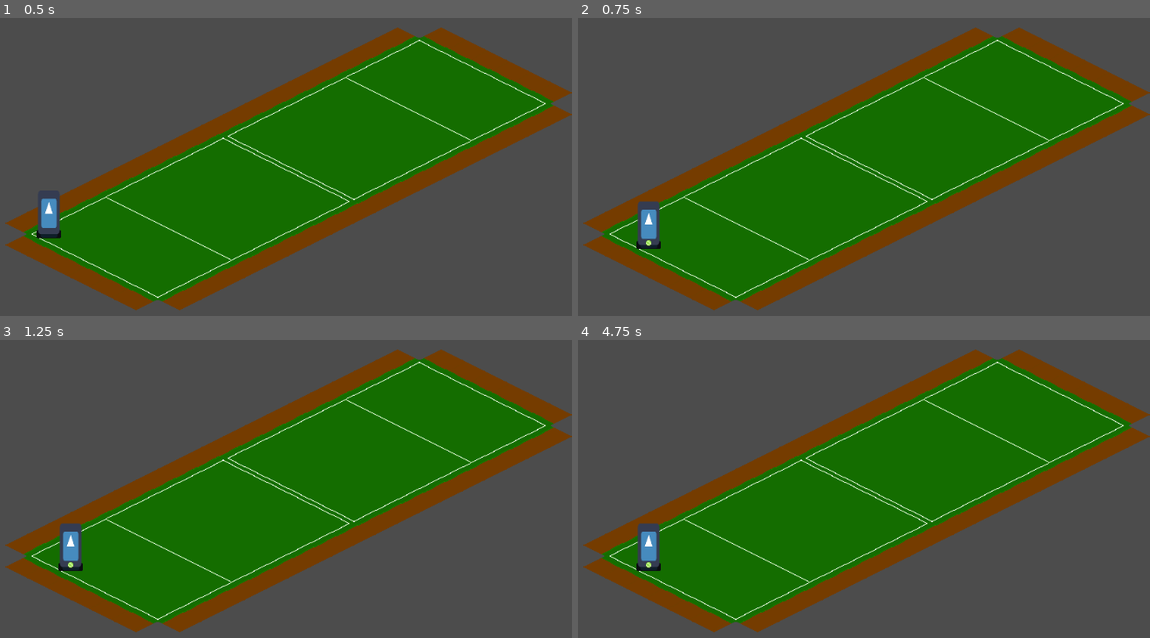
Above: before the commit, frames 1-4 (two rows, left to right).
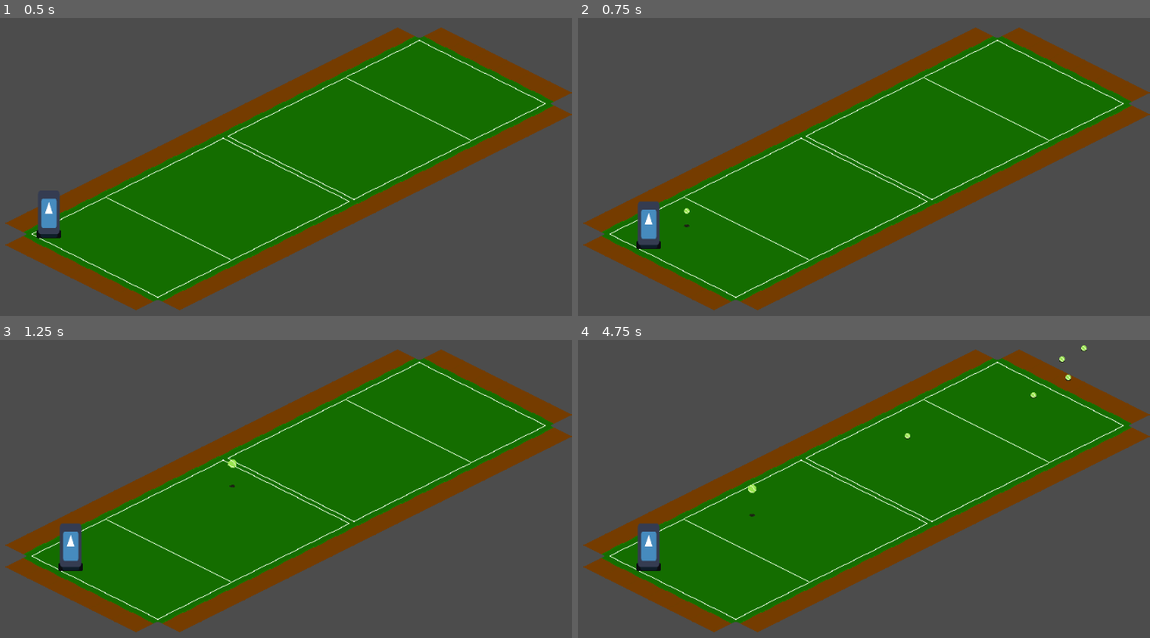
Above: after the commit, the same moments.

Repository: flarkminator/HF_01
Game: Godot game, scene res://Scenes/TestMap.tscn
Same seed, same stepped clock (60 frames per second), same inputs: the game is played once before the commit and once after it. The engine's default icon, where the game draws it, is replaced by a stand-in: a white triangle on a blue panel in a dark square.
Inputs:
- Up to frame 1 (0.5 s): no input
- Up to frame 2 (0.75 s): tap Enter at 0.5 s; hold Right (ui_right) from 0.53 s (still down); tap A (ui_spawnball) at 0.6 s
- Up to frame 3 (1.25 s): keep holding Right (ui_right)
- Up to frame 4 (4.75 s): release Right (ui_right) at 1.28 s; hold Down (ui_down) 1.28-2.03 s; tap A (ui_spawnball) every 0.75 s from 1.35 to 4.35 s; tap Space at 2 s; hold Right (ui_right) 2.03-2.78 s; hold Up (ui_up) 2.78-3.53 s; hold Left (ui_left) from 3.53 s (still down)

Frame 1 is identical in both runs. In frame 2, less than 0.1% of the frame differs, in the area x 11-20%, y 63-77%; in frame 3, less than 0.1%; in frame 4, 0.2%, in the area x 11-90%, y 1-77%.

Commit message:
I can now spawn tennis balls, which fly based upon drag and lift forces. It doesn't handle hitting the ball in any way other than straight down the field, which is of course a problem.

Diff:
--- a/Scripts/GM_Match.gd
+++ b/Scripts/GM_Match.gd
@@ -4,8 +4,8 @@
 # That logic is handled by this game mode.
 extends Node
 
-
-var _tennis_ball = preload("res://Scenes/TennisBall.tscn").instance()
+var _tennis_ball_asset = preload("res://Scenes/TennisBall.tscn")
+var _tennis_ball = _tennis_ball_asset.instance()
 var _player = preload("res://Scenes/Player.tscn").instance()
 
 var time_step = 0.01 # In seconds
@@ -13,7 +13,7 @@
 
 
 func get_ball():
-	return _tennis_ball
+	return _tennis_ball_asset.instance()
 
 func get_player():
 	return _player
--- a/Scripts/Player.gd
+++ b/Scripts/Player.gd
@@ -1,6 +1,14 @@
 extends Node2D
 
 signal serve_ball(location, direction)
+
+var launch_pitch = 20 # Degrees pitch
+var launch_yaw = 0 # Degrees yaw
+var launch_power = 20 # Meters per second
+var launch_vector = Vector3(
+		launch_power * cos(deg2rad(launch_pitch)),
+		0,
+		launch_power * sin(deg2rad(launch_pitch)))
 
 func _ready():
 	pass
@@ -16,9 +24,10 @@
 	if Input.is_action_just_pressed("ui_left"):
 		move_by(Vector2(0, -1))
 	if Input.is_action_just_pressed("ui_spawnball"):
-		emit_signal("serve_ball", position, Vector3(5, 0, 5))
+		emit_signal("serve_ball", position, launch_vector)
 
 func move_by(num_steps : Vector2):
 	var xPixels = num_steps.x * Global.PixelsPerTile_x / 2 + num_steps.y * Global.PixelsPerTile_x / 2
 	var yPixels = num_steps.y * Global.PixelsPerTile_y / 2 - num_steps.x * Global.PixelsPerTile_y / 2
 	position = Vector2(position.x + xPixels, position.y + yPixels)
+	GM_Match.move_time_forward(0.01)
--- a/Scripts/TennisBall.gd
+++ b/Scripts/TennisBall.gd
@@ -2,13 +2,15 @@
 #warning-ignore-all:unused_class_variable
 
 var DragCoefficient = 0.55 # Scalar
-var Mass = 0.055 # kg
-var Radius = 0.033 # Meters
-var Circumfrence = 0.003421194 # Meters^2
-var RevolutionsPerSecond = 500.0
+var mass = 0.055 # kg
+var radius = 0.033 # Meters
+var circumfrence = 0.003421194 # Meters^2
+var is_top_spin := true
+var revolutions_per_second = 500.0
 
 var velocity = Vector3(5,0,5)
 var acceleration = Vector3(0,0,Global.Gravity)
+var previous_delta = Vector3(0,0,0)
 var ball_height_offset = -3
 var ball_height = 0.0
 var time_in_air = 0.0
@@ -18,15 +20,16 @@
 	print("Starting position: (", position.x, ",", position.y, ")")
 	starting_position = position
 
-#func _process(delta):
-#	var position_delta = Global.MeterToPixel(velocity)
-#	velocity3.z = velocity3.z + (Global.Gravity * delta)
-#	var position_delta3 = Global.MeterToPixel3(velocity3)
-#	position.x = position.x + position_delta.x * delta
-#	position.y = position.y + position_delta.y * delta
-#	time_in_air += delta
-#	SetBallHeight(position_delta3.z)
+func _process(delta):
+	update_velocity(delta)
+	move_ball(velocity, delta)
 
+func reset_ball_height_to(new_ball_height):
+	ball_height = new_ball_height
+	if ball_height < 0:
+		ball_height = 0
+
+	$Ball_Regular.position.y = ball_height_offset
 
 # Sets the height of the ball above it's shadow, also controls the "size" of the ball as it goes up and down.
 # The ball never actually leaves the ground, however. It's faked.
@@ -47,49 +50,75 @@
 
 
 # Moves the ball in the world by the number of specified meters. Must be convereted into Pixels.
-func move_ball(meters : Vector3):
+func move_ball(meters : Vector3, delta_time):
 	var meters_in_pixels = Global.MeterToPixel(meters)
-	position.x += meters_in_pixels.x
-	position.y += meters_in_pixels.y
-	set_ball_height(meters.z)
+	previous_delta = meters * delta_time
+	position.x += meters_in_pixels.x * delta_time
+	position.y += meters_in_pixels.y * delta_time
+	set_ball_height(meters.z * delta_time)
+
+# We update the velocity by a fraction of the acceleration. To do this we have to first calculate the acceleration
+# Which is based upon the drag forces of the ball in flight. Which is determiend by it's angular rotation (lift)
+# and it's current velocity (drag).
+func update_velocity(delta_time):
+	var square_velocity = velocity.length_squared()
+	var drag_scalar = get_drag_coefficient() * circumfrence * Global.AirDensity / 2 * square_velocity
+	var lift_scalar = get_lift_coefficient() * circumfrence * Global.AirDensity / 2 * square_velocity
+	var flight_angle = calculate_flight_angle()
+	var drag_angle = flight_angle + PI
+	var lift_angle = flight_angle + PI/2 if not is_top_spin else flight_angle + PI + PI/2
+	var acceleration = Vector3(
+			drag_scalar * cos(drag_angle) + lift_scalar * cos(lift_angle),     # Acceleration in the X direction (down court)
+			0,     # Y direction
+			drag_scalar * sin(drag_angle) + lift_scalar * sin(lift_angle))     # Z direction (up)
+	acceleration = acceleration / mass
+	acceleration.z = acceleration.z + Global.Gravity
+	velocity = velocity + acceleration * delta_time
 
 
-func GetDragCoefficient() -> float:
-	return CalculateDragCoefficientForGivenSpeed(velocity.length())
+
+# flight angle = arctan (change in y / change in x)
+func calculate_flight_angle():
+	var flight_angle = 0
+	if previous_delta.x == 0:
+		flight_angle = atan(velocity.z / velocity.x)
+	else:
+		flight_angle = atan(previous_delta.z / previous_delta.x)
+	return flight_angle
 
 
-func GetLiftCoefficient() -> float:
-	return CalculateLiftCoefficientForGivenSpeed(velocity.length())
+func get_drag_coefficient() -> float:
+	return calculate_dragCoefficient_for_given_speed(velocity.length())
+
+
+func get_lift_coefficient() -> float:
+	return calculate_liftCoefficient_for_given_speed(velocity.length())
 
 
 # The actual drag coefficient for an object is altered by the relationship between it's velocity and angular velocity
-func CalculateDragCoefficientForGivenSpeed(velocity):
+func calculate_dragCoefficient_for_given_speed(velocity):
 	var NewDrag = 0.0
-	var AngularVelocity = GetAngularVelocityForRevolutions(RevolutionsPerSecond)
+	var AngularVelocity = GetAngularVelocityForRevolutions(revolutions_per_second)
 	NewDrag = DragCoefficient + 1 / pow(22.5 + 4.2 * pow(velocity / AngularVelocity,2.5),0.4)
 	return NewDrag
 
 
 # The Coefficient of Lift is driven by the relationship between velocity and angular velocity
-func CalculateLiftCoefficientForGivenSpeed(velocity):
+func calculate_liftCoefficient_for_given_speed(velocity):
 	var NewLift = 0.0
-	var AngularVelocity = GetAngularVelocityForRevolutions(RevolutionsPerSecond)
+	var AngularVelocity = GetAngularVelocityForRevolutions(revolutions_per_second)
 	NewLift = 1 / (2 + velocity / AngularVelocity)
 	return NewLift
 
 
 # Takes the Revolutions Per Second (in radians) and returns the angular velocity in Meters per Second
-func GetAngularVelocityForRevolutions(RevolutionsPerSecond) -> float:
-	return (RevolutionsPerSecond * Radius)
+func GetAngularVelocityForRevolutions(revs) -> float:
+	return (revs * radius)
 
 
-func GetMass() -> float:
-	return Mass
+func get_mass() -> float:
+	return mass
 
 
-func GetRadius() -> float:
-	return Radius
-
-
-func GetCircumfrence() -> float:
-	return Circumfrence
+func get_radius() -> float:
+	return circumfrence
--- a/Scripts/TestMap.gd
+++ b/Scripts/TestMap.gd
@@ -10,9 +10,17 @@
 	player.connect("serve_ball", self, "_on_Player_serve_ball")
 
 func _on_Player_serve_ball(location, direction):
+#	print("Yes, receiving serve signal")
+#	tennis_ball = GM_Match.get_ball()
+#	tennis_ball.position = location
+#	tennis_ball.velocity = direction
+#	tennis_ball.reset_ball_height_to(direction.y)
+#	if not self.has_node("TennisBall"):
+#		add_child(tennis_ball)
+
 	print("Yes, receiving serve signal")
-	tennis_ball = GM_Match.get_ball()
-	tennis_ball.position = location
-	tennis_ball.velocity = direction
-	if not self.has_node("TennisBall"):
-		add_child(tennis_ball)
+	var new_tennis_ball = GM_Match.get_ball()
+	new_tennis_ball.position = location
+	new_tennis_ball.velocity = direction
+	new_tennis_ball.reset_ball_height_to(direction.y)
+	add_child(new_tennis_ball)
